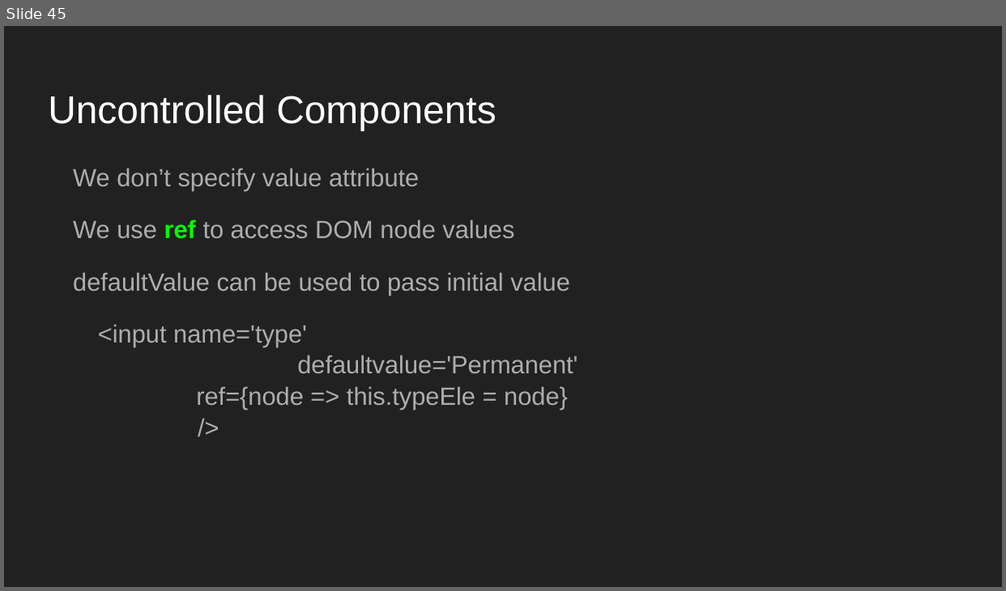
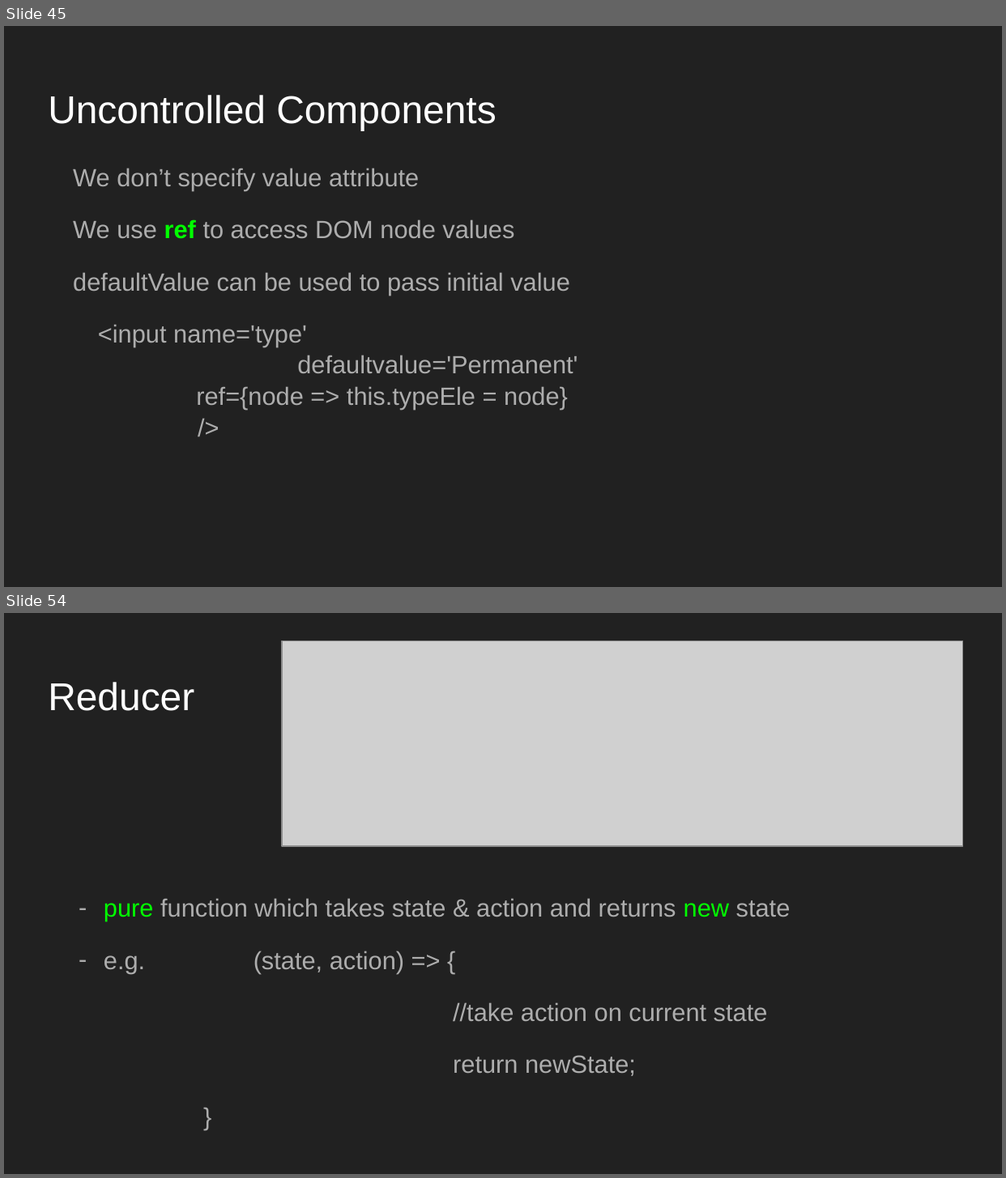
Before and after one commit to Abhay-Joshi-Git/react-redux-sessions-DatafactZ, a slide deck: react-redux.odp. Shown one above the other, each under a label of ours: slide 45 before the commit, slides 45 and 54 after it; the slides between them are not shown. The pictures are 1006x591 and 1006x1178 pixels, drawn with LibreOffice and Linux fonts; fonts in the diff are those of the drawing; grey boxes stand for pictures. Boxes give left, top, right and bottom in pixels: in the first picture for what was removed or moved away, otherwise in the second. Text is boxed around its words. In the diff, an @@ line names an element or a change of style, - is before the commit and + after.

```diff
--- a/react-redux.odp
+++ b/react-redux.odp
@@ slide 54 added at box(4, 613, 1002, 1174), background #212121 @@
@@ picture added at box(281, 641, 962, 846) @@
@@ title added at box(48, 682, 194, 711), 28 pt, text #FFFFFF @@
+Reducer
@@ text added at box(104, 898, 791, 1076), 18 pt, text #ADADAD @@
+– pure function which takes state & action and returns new state
+– e.g. (state, action) => {
+//take action on current state
+return newState;
+}
```
Also in this commit, not shown: 23 other slides added.
